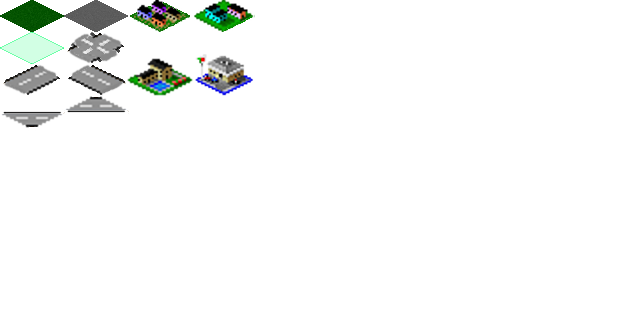
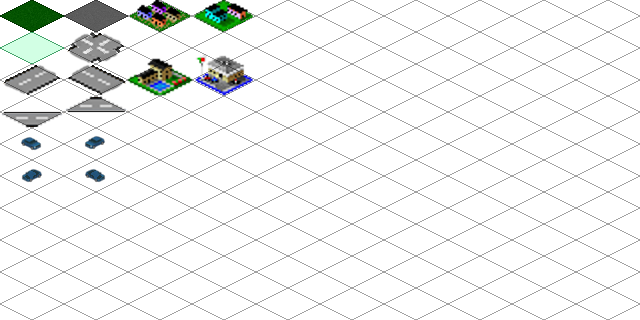
Revision of a layered (640, 320) image; what changed, layer by layer:
showed "Guide" over [left=0, top=0, right=640, bottom=320]
added layer "Tile_Car_North" above "Tile_Car_West" over [left=21, top=168, right=43, bottom=183]
added layer "Tile_Car_West" above "Tile_Car_South" over [left=84, top=168, right=106, bottom=183]
added layer "Tile_Car_South" above "Tile_Car_East" over [left=84, top=135, right=106, bottom=150]
added layer "Tile_Car_East" above "Tile13" over [left=20, top=136, right=42, bottom=151]
